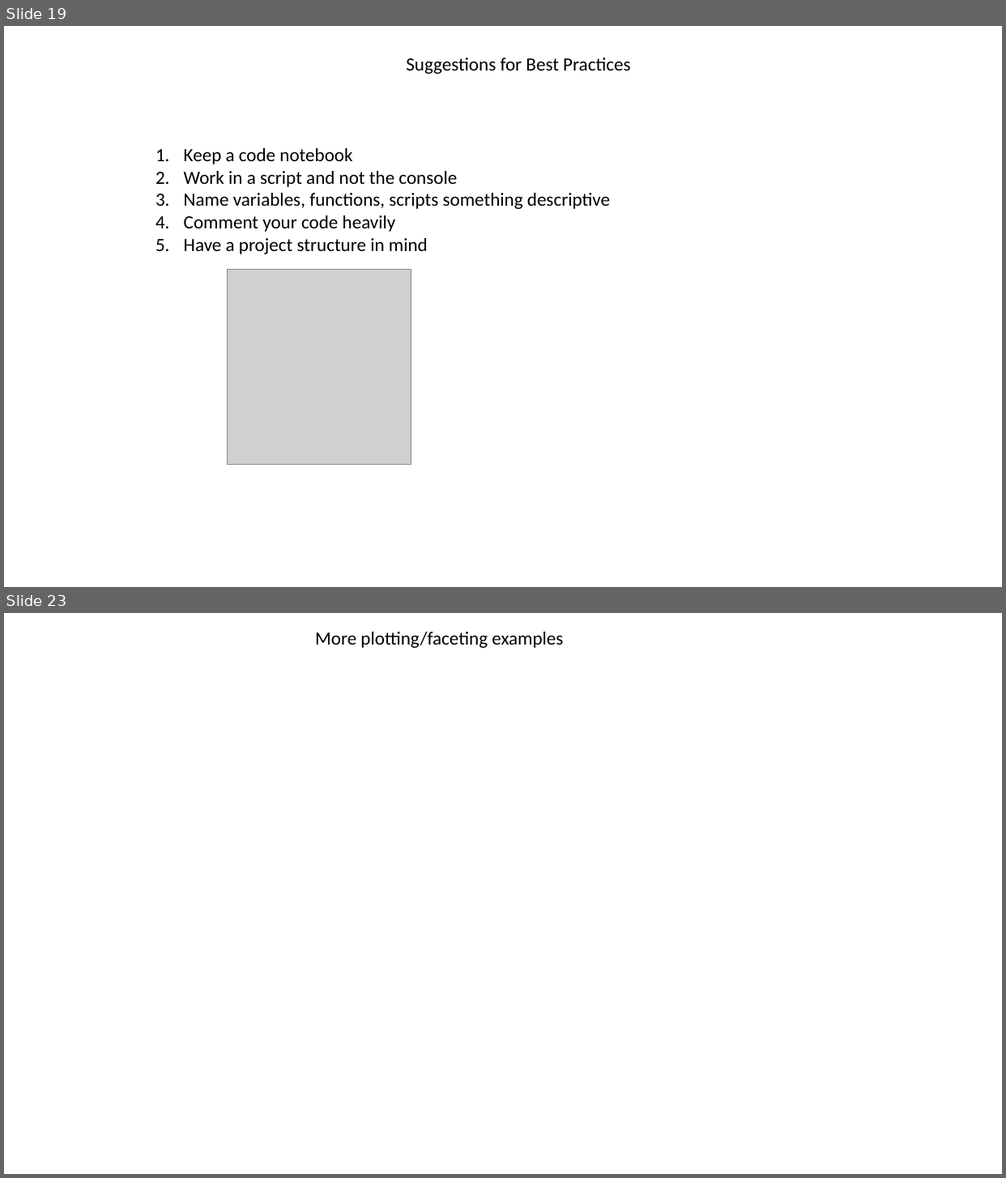
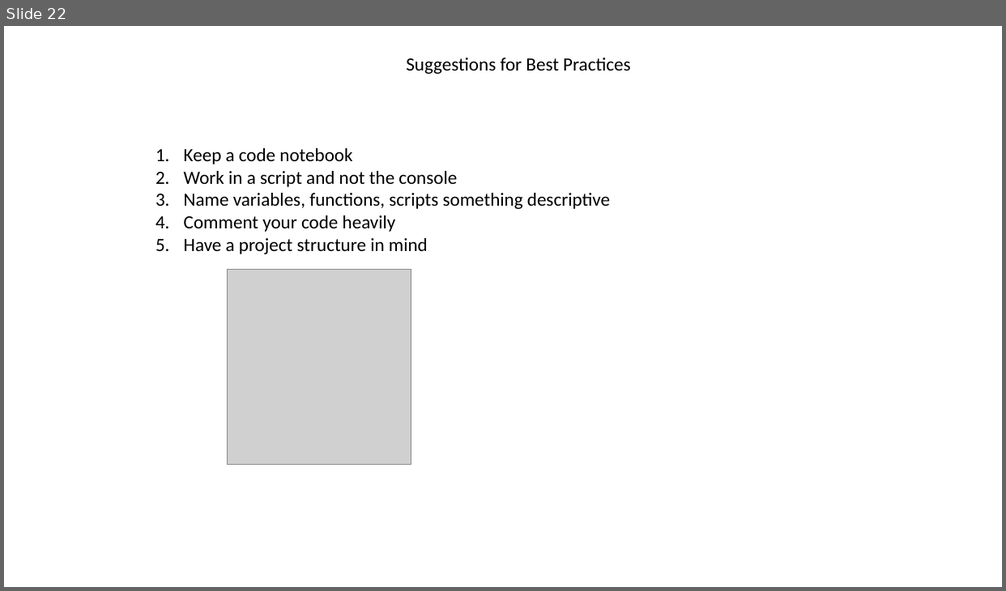
Before and after one commit to jraab/GNET749_RNAseq, a slide deck: lectures/2023_GNET749_Lecture3.pptx. Shown one above the other, each under a label of ours: slides 19 and 23 before the commit, slide 22 after it; the slides between them are not shown. The pictures are 1006x1178 and 1006x591 pixels, drawn with LibreOffice and Linux fonts; fonts in the diff are those of the drawing; grey boxes stand for pictures. Boxes give left, top, right and bottom in pixels: in the first picture for what was removed or moved away, otherwise in the second. Text is boxed around its words. In the diff, an @@ line names an element or a change of style, - is before the commit and + after.

```diff
--- a/lectures/2023_GNET749_Lecture3.pptx
+++ b/lectures/2023_GNET749_Lecture3.pptx
@@ slide 23 removed at <box>4,613,1002,1174</box>, background #FFFFFF @@
@@ text removed at <box>315,632,563,648</box> @@
-More plotting/faceting examples
@@ what was slide 19 is now slide 22 @@
```
Also in this commit, not shown: 4 slides changed, 4 slides added, 2 other slides removed.
